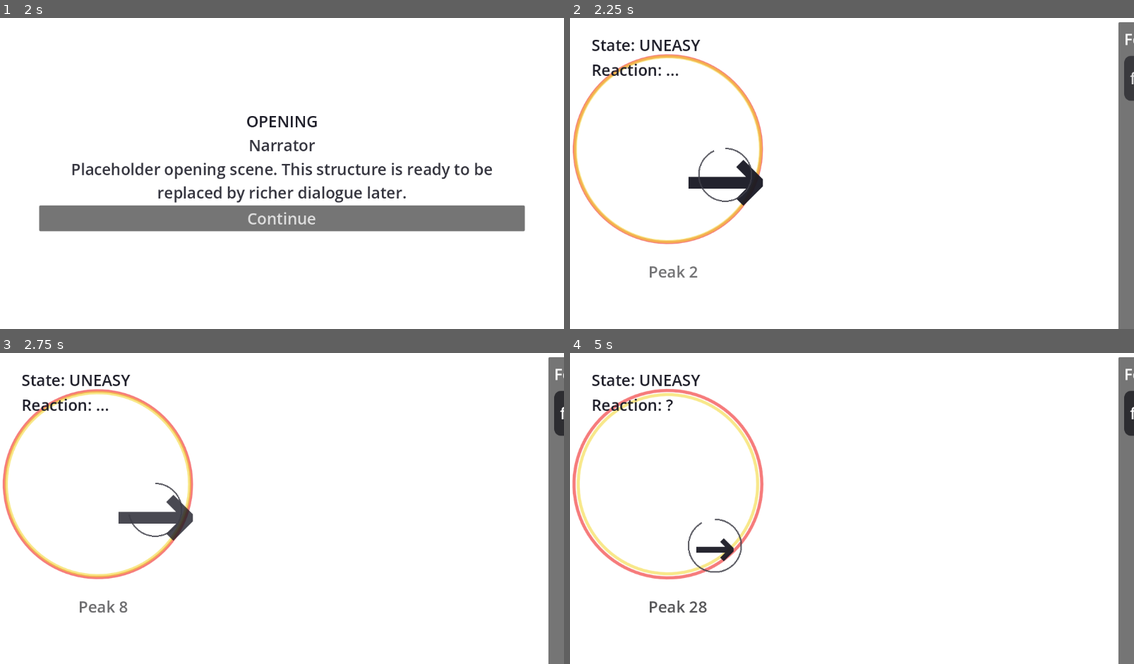
Above: before the commit, frames 1-4 (two rows, left to right).
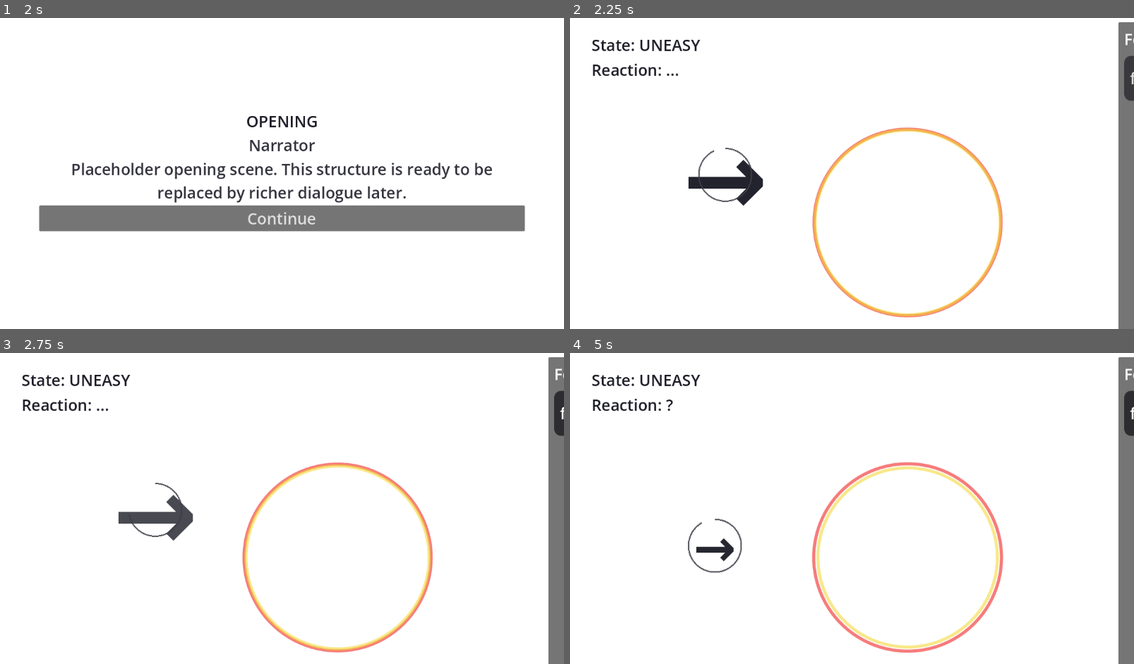
Above: after the commit, the same moments.

Repository: manchenlee/wgj-2026-teamb
Game: Godot game, scene res://scenes/Main.tscn
The game is run twice, just before and just after one commit, with the same random seed, the same clock (stepped at 60 frames per second) and the same inputs.
Inputs:
- Up to frame 1 (2 s): click "Start" at 0.5 s; click "Continue" at 1.25 s
- Up to frame 2 (2.25 s): click "Continue" at 2 s
- Up to frame 3 (2.75 s): no input
- Up to frame 4 (5 s): tap Enter at 2.75 s; hold Right 2.78-3.53 s; hold Down 3.53-4.28 s; hold Right from 4.28 s (still down)

Frame 1 is identical in both runs. In frame 2, 3.1% of the frame differs, in the area x 0-77%, y 11-97%; in frame 3, 3.8%; in frame 4, 4.8%.

Commit message:
feat: Enhance gameplay configuration and visualization logic for improved character interaction and feedback

Diff:
--- a/scripts/gameplay/GameConfig.gd
+++ b/scripts/gameplay/GameConfig.gd
@@ -9,40 +9,69 @@
 const RESPONSE_BUTTON_TEXT: String = "response response response"
 
 # UI scaling.
+# 整體 UI 字體縮放倍率；調大會讓介面文字更大、更容易閱讀，調小則會讓畫面更緊湊。
 const UI_FONT_SCALE: float = 2.0
 
 # Core arousal values.
+# 遊戲開始時的身體值；調大會讓玩家開局更接近安全區或目標區，調小則開局壓力更高。
 const INITIAL_PHYSICAL: float = 30.0
+# 遊戲開始時的情感值；調大會讓玩家一開始較容易維持情感穩定，調小則更容易提早失衡。
 const INITIAL_EMOTIONAL: float = 30.0
+# 遊戲開始時的高潮值；調大會縮短達成結局所需時間，調小會拉長累積過程。
 const INITIAL_PEAK: float = 0.0
+# 啟動高潮累積所需的最低活躍門檻；調大表示玩家需要把雙方狀態維持得更高才會開始累積。
 const MINIMUM_ACTIVE_THRESHOLD: float = 15.0
+# 身體與情感可接受的差距範圍；調大會降低失衡失敗的機率，調小則更要求兩者保持同步。
 const BALANCE_TOLERANCE: float = 15.0
 
 # Passive progression.
+# 身體值每秒自然下降量；調大會讓身體狀態掉得更快，玩家需要更頻繁操作。
 const PHYSICAL_DECAY_PER_SECOND: float = 2.0
+# 情感值每秒自然下降量；調大會讓情感更難維持，玩家需要更常做出正確選擇。
 const EMOTIONAL_DECAY_PER_SECOND: float = 2.0
+# 身體互動後暫停自然衰減的寬限時間；調大會讓連續輸入壓力變小，調小則更吃節奏。
 const PHYSICAL_ACTIVITY_GRACE_SECONDS: float = 1.4
+# 情感互動後暫停自然衰減的寬限時間；調大可讓選項成功的保護期更長，調小則維持難度更高。
 const EMOTIONAL_ACTIVITY_GRACE_SECONDS: float = 2.8
+# 高潮值上升速度；調大會更快進入成功結局，調小則需要更久的穩定表現。
 const PEAK_GAIN_RATE: float = 12.0
+# 高潮值下降速度；調大會更容易因狀態不佳而退步，調小則容錯更高。
 const PEAK_LOSS_RATE: float = 8.0
 
 # Physical interaction tuning.
+# 每次方向輸入序列的最短長度；調大會讓最低挑戰變長，調小則單次任務更簡短。
 const DIRECTION_SEQUENCE_LENGTH_MIN: int = 3
+# 每次方向輸入序列的最長長度；調大會提高高峰難度，調小可限制複雜度。
 const DIRECTION_SEQUENCE_LENGTH_MAX: int = 4
+# 單一方向提示的輸入時限；調大會給玩家更多反應時間，調小則更考驗手速。
 const DIRECTION_PROMPT_TIME_LIMIT: float = 2.4
+# 完成上一個提示到顯示下一個提示的延遲；調大會讓節奏更從容，調小則連續感更強。
 const NEXT_PROMPT_REVEAL_DELAY: float = 0.9
+# 方向提示生成的最短間隔；調大會降低提示密度，調小則讓操作更頻繁。
 const PROMPT_SPAWN_DELAY_MIN: float = 1.1
+# 方向提示生成的最長間隔；調大會讓節奏波動更大，調小則整體更緊湊一致。
 const PROMPT_SPAWN_DELAY_MAX: float = 1.5
+# 正確輸入時增加的身體值；調大會讓操作回饋更明顯，調小則需要更多正確輸入才能維持狀態。
 const PHYSICAL_GAIN_ON_CORRECT_INPUT: float = 4.0
+# 輸入錯誤時扣除的身體值；調大會放大失誤代價，調小則容錯更高。
 const PHYSICAL_PENALTY_ON_WRONG_INPUT: float = 3.0
+# 完成整段方向序列時的額外身體獎勵；調大會更鼓勵完整連段，調小則單次正確輸入的重要性相對提高。
 const PHYSICAL_SEQUENCE_COMPLETE_BONUS: float = 7.0
+# 顯示正確回饋訊息的時間；調大會讓成功提示更明顯，但也可能拖慢視覺節奏。
 const CORRECT_FEEDBACK_DISPLAY_DURATION: float = 0.45
+# 顯示錯誤回饋訊息的時間；調大會讓失誤提示停留更久，調小則畫面恢復更快。
 const WRONG_FEEDBACK_DISPLAY_DURATION: float = 0.55
+# 方向提示字體大小；調大會更醒目，調小則可減少遮擋畫面。
 const ARROW_PROMPT_FONT_SIZE: int = 104
+# 方向提示框的尺寸；調大會增加點擊/辨識範圍感，調小則版面更精簡。
 const ARROW_PROMPT_BOX_SIZE: Vector2 = Vector2(132.0, 132.0)
+# 方向提示外圈半徑；調大會讓提示元素看起來更鬆散，調小則更集中。
 const ARROW_PROMPT_RING_RADIUS: float = 54.0
+# 方向提示外圈線條粗細；調大會更顯眼，調小則視覺存在感更弱。
 const ARROW_PROMPT_RING_WIDTH: float = 3.0
+# 方向提示距離畫面邊緣的保留空間；調大可避免太貼邊，調小則可利用更多畫面範圍。
 const ARROW_PROMPT_EDGE_MARGIN: float = 18.0
+# 各方向提示相對中心的固定錨點位置；調整這組座標會直接改變提示在畫面上的分布與可讀性。
 const ARROW_PROMPT_ANCHOR_OFFSETS := [
 	Vector2(-128.0, -164.0),
 	Vector2(0.0, -188.0),
@@ -55,19 +84,33 @@
 ]
 
 # Emotional interaction tuning.
+# 選到最佳選項時增加的情感值；調大會讓正確判斷更容易穩住情感，調小則成長較慢。
 const EMOTIONAL_GAIN_GOOD_CHOICE: float = 8.0
+# 選到中性選項時增加的情感值；調大會降低判斷失誤的成本，調小則更需要選到最佳答案。
 const EMOTIONAL_GAIN_NEUTRAL_CHOICE: float = 2.0
+# 選到不佳選項時扣除的情感值；調大會讓錯選更傷，調小則玩家較能承受試錯。
 const EMOTIONAL_PENALTY_BAD_CHOICE: float = 6.0
+# 情感選項的作答時限；調大會給玩家更多閱讀與思考時間，調小則節奏更急迫。
 const CHOICE_TIMEOUT_SECONDS: float = 4.2
+# 回饋訊息出現的最短間隔；調大會讓情感事件較不密集，調小則更頻繁打斷玩家。
 const FEEDBACK_MESSAGE_INTERVAL_MIN: float = 1.8
+# 回饋訊息出現的最長間隔；調大會拉大事件間距波動，調小則情感互動節奏更固定。
 const FEEDBACK_MESSAGE_INTERVAL_MAX: float = 4.6
 
 # Presentation tuning.
+# 圓形 UI 的最小半徑；調大會讓小尺寸狀態下也較醒目，調小則更節省空間。
 const CIRCLE_RADIUS_MIN: float = 164.0
+# 圓形 UI 的最大半徑；調大會讓高狀態時的視覺膨脹更誇張，調小則變化較收斂。
 const CIRCLE_RADIUS_MAX: float = 252.0
+# 圓形描邊的最小粗細；調大會讓低狀態時也維持較強存在感，調小則更細緻。
 const CIRCLE_STROKE_MIN: float = 4.0
+# 圓形描邊的最大粗細；調大會強化高狀態時的視覺張力，調小則整體較輕。
 const CIRCLE_STROKE_MAX: float = 8.0
+# 主圓在畫面中的中心比例位置；調整後會改變整體 HUD 佈局重心。
+const CIRCLE_CENTER_RATIO: Vector2 = Vector2(0.62, 0.5)
+# 高潮標籤相對圓心的垂直位移；調大會讓標籤更往下，調小則更貼近主圓。
 const PEAK_LABEL_OFFSET_Y: float = 228.0
+# 切換桌面版配置的畫面寬度門檻；調大會讓更多裝置維持手機/窄版排版，調小則更早套用桌面版。
 const DESKTOP_BREAKPOINT: float = 1080.0
 
 const SUCCESS_ENDING: String = "success"
--- a/scripts/presentation/central_arousal_visualization.gd
+++ b/scripts/presentation/central_arousal_visualization.gd
@@ -33,9 +33,6 @@
 	_sync_peak_indicator()
 
 func _draw() -> void:
-	if character_placeholder == null:
-		return
-
 	var center := _get_character_center()
 	var pulse := sin(pulse_time * 2.6) * 2.0
 	var physical_ratio := physical_value / Config.MAX_VALUE
@@ -51,10 +48,10 @@
 	draw_arc(center, emotional_radius, 0.0, TAU, 96, emotional_color, emotional_width, true)
 
 func _get_character_center() -> Vector2:
-	return get_global_transform_with_canvas().affine_inverse() * character_placeholder.get_global_rect().get_center()
+	if character_placeholder != null and character_placeholder.visible:
+		return get_global_transform_with_canvas().affine_inverse() * character_placeholder.get_global_rect().get_center()
+	return size * Config.CIRCLE_CENTER_RATIO
 
 func _sync_peak_indicator() -> void:
-	if character_placeholder == null:
-		return
 	var center := _get_character_center()
 	peak_indicator.position = center + Vector2(-40.0, Config.PEAK_LABEL_OFFSET_Y)
